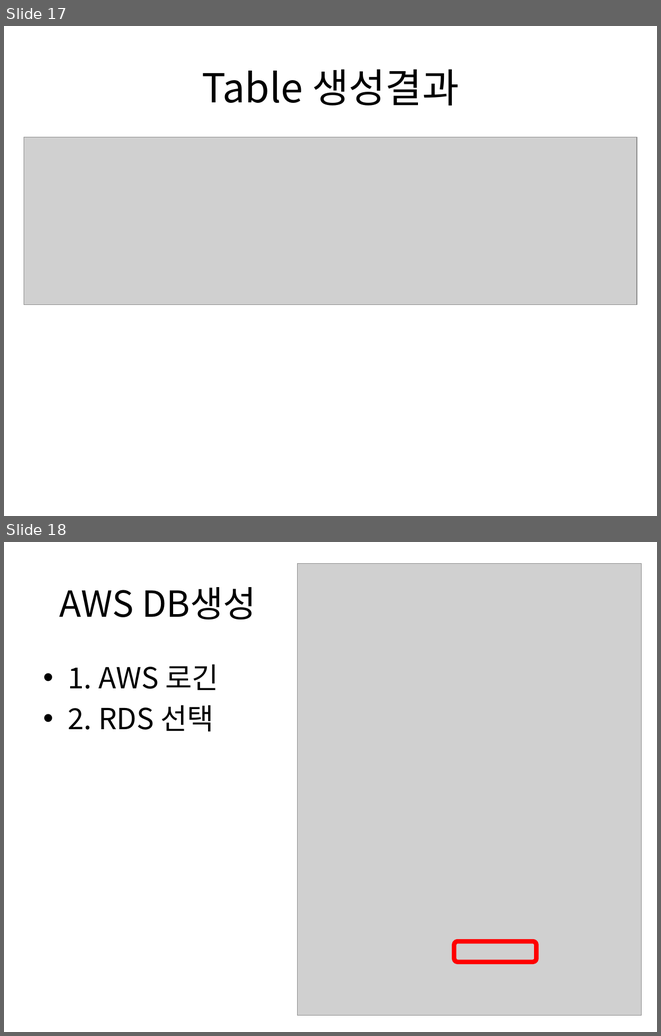
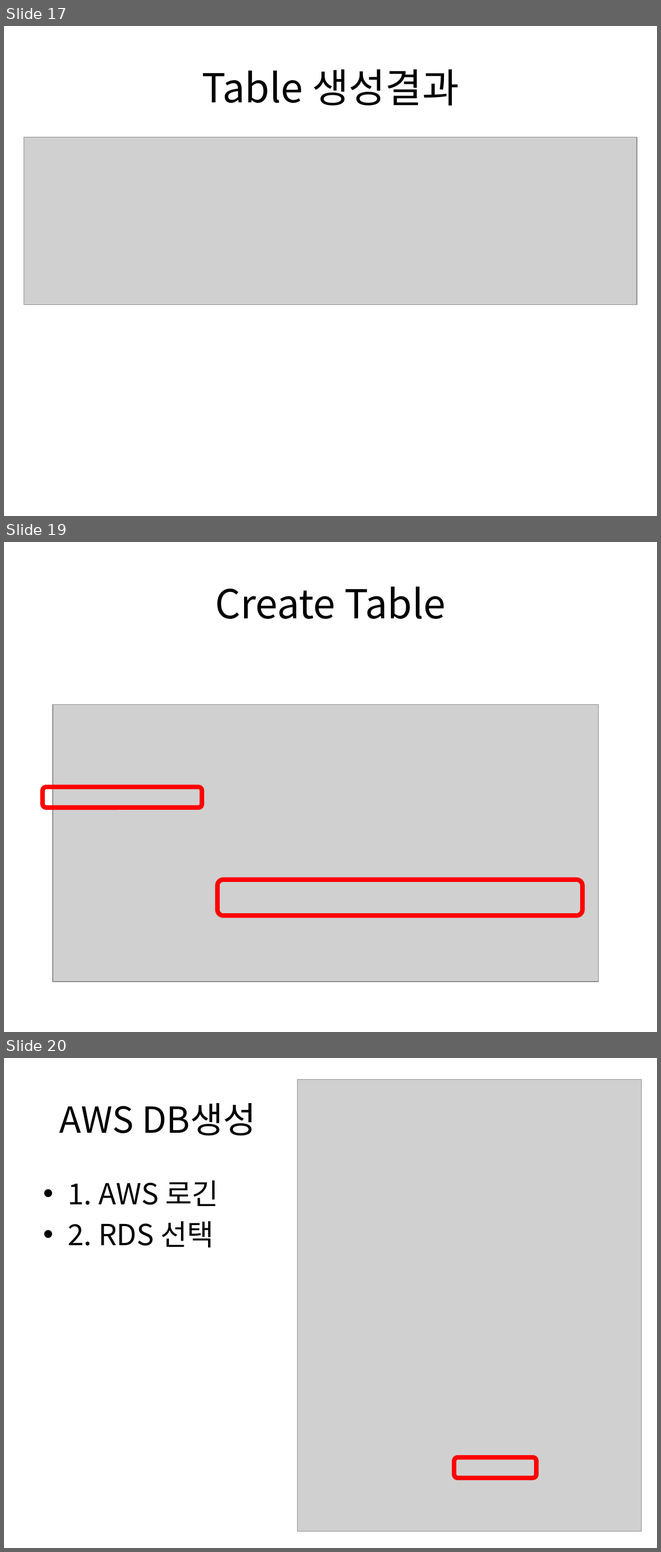
Before and after one commit to tuxxon/android_dev_lecture, a slide deck: 01.안드로이드 모바일 앱 개발-백엔드-안국환.pptx. Shown one above the other, each under a label of ours: slides 17 and 18 before the commit, slides 17, 19 and 20 after it; the slides between them are not shown. The pictures are 661x1036 and 661x1552 pixels, drawn with LibreOffice and Linux fonts; fonts in the diff are those of the drawing; grey boxes stand for pictures. Boxes give left, top, right and bottom in pixels: in the first picture for what was removed or moved away, otherwise in the second. Text is boxed around its words. In the diff, an @@ line names an element or a change of style, - is before the commit and + after.

```diff
--- a/01.안드로이드 모바일 앱 개발-백엔드-안국환.pptx
+++ b/01.안드로이드 모바일 앱 개발-백엔드-안국환.pptx
@@ slide 19 added at (4,542,657,1032), background #FFFFFF @@
@@ title added at (215,587,445,619), 44 pt, text #000000 @@
+Create Table
@@ picture added at (53,705,599,981) @@
@@ rounded rectangle added at (43,787,202,807), outline #FF0000 5 pt @@
@@ rounded rectangle added at (218,880,583,916), outline #FF0000 5 pt @@
@@ what was slide 18 is now slide 20 @@
```
Also in this commit, not shown: 2 slides changed, 2 other slides added.
